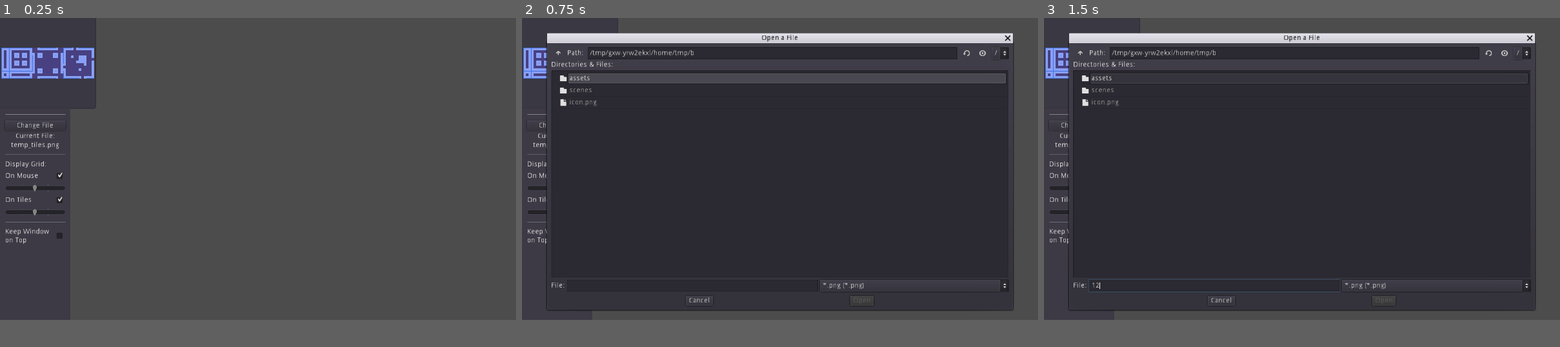
Above: before the commit, frames 1-3 (left to right).
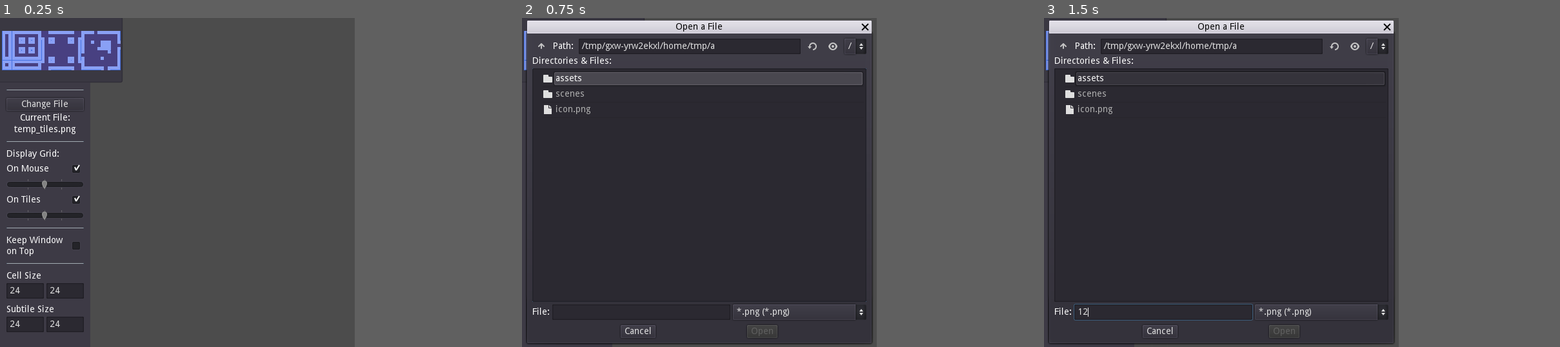
Above: after the commit, the same moments.

Repository: SuddenlyNothing/autotile-tester
Game: Godot game, scene res://scenes/Main.tscn
The game is run twice, just before and just after one commit, with the same random seed, the same clock (stepped at 60 frames per second) and the same inputs.
Inputs (mouse positions are in pixels of both pictures, inside the frame that each line leads up to):
- Up to frame 1 (0.25 s): no input
- Up to frame 2 (0.75 s): click "Change File" at 0.5 s
- Up to frame 3 (1.5 s): click (1214, 284) at 1.27 s; type "12" at 1.35 s
In our replay, the window is 800x468 before the commit and 550x510 after it. These sizes can differ from the game's own. Grey fills any space a smaller window leaves; there, only what the larger window draws over its background counts as a difference.

The runs differ from the first frame. In frame 1, 5.5% of the frame differs, in the area x 0-24%, y 0-96%; in frame 2, 18%, in the area x 0-100%, y 0-100%; in frame 3, 17%.

Commit message:
Add cell and subtile size change

Diff:
--- a/project.godot
+++ b/project.godot
@@ -26,8 +26,10 @@
 
 [display]
 
+window/size/width=550
+window/size/height=510
 window/stretch/mode="2d"
-window/stretch/aspect="keep"
+window/stretch/aspect="expand"
 
 [gui]
 
--- a/scenes/AutotileTester.gd
+++ b/scenes/AutotileTester.gd
@@ -25,6 +25,7 @@
 onready var texture := tile_set.tile_get_texture(0)
 onready var select := $Select
 onready var hint_draw := $HintDraw
+onready var grid_sprite := $Grid/GridSprite
 
 
 func _ready() -> void:
@@ -243,3 +244,12 @@
 	tile_light_energy = value
 	for key in lights:
 		lights[key].energy = value
+
+
+func _on_Controls_cell_size_changed(p_cell_size: Vector2) -> void:
+	cell_size = p_cell_size
+	grid_sprite.cell_size = p_cell_size
+
+
+func _on_Controls_subtile_size_changed(subtile_size: Vector2) -> void:
+	tile_set.autotile_set_size(0, subtile_size)
--- a/scenes/AutotileTester.tscn
+++ b/scenes/AutotileTester.tscn
@@ -9,6 +9,7 @@
 [node name="AutotileTester" type="TileMap"]
 tile_set = ExtResource( 1 )
 cell_size = Vector2( 24, 24 )
+show_collision = true
 format = 1
 script = ExtResource( 2 )
 
--- a/scenes/Controls.gd
+++ b/scenes/Controls.gd
@@ -6,10 +6,15 @@
 signal tiles_light_changed(is_on)
 signal tiles_strength_changed(value)
 signal window_on_top_changed(is_on_top)
+signal cell_size_changed(cell_size)
+signal subtile_size_changed(subtile_size)
 
 var file := File.new()
 export(String, FILE, "*.png") var curr_file
 var modified_time := -1
+
+export var cell_size := Vector2(24, 24)
+export var subtile_size := Vector2(24, 24)
 
 onready var file_dialog := $"%FileDialog"
 onready var current_file := $"%CurrentFile"
@@ -78,3 +83,23 @@
 		tiles_texture.texture = updated_texture
 		emit_signal("file_changed", updated_texture)
 	modified_time = new_modified_time
+
+
+func _on_CellSizeX_number_changed(number: int) -> void:
+	cell_size.x = number
+	emit_signal("cell_size_changed", cell_size)
+
+
+func _on_CellSizeY_number_changed(number: int) -> void:
+	cell_size.y = number
+	emit_signal("cell_size_changed", cell_size)
+
+
+func _on_SubtileSizeX_number_changed(number: int) -> void:
+	subtile_size.x = number
+	emit_signal("subtile_size_changed", subtile_size)
+
+
+func _on_SubtileSizeY_number_changed(number: int) -> void:
+	subtile_size.y = number
+	emit_signal("subtile_size_changed", subtile_size)
--- a/scenes/Controls.tscn
+++ b/scenes/Controls.tscn
@@ -1,7 +1,8 @@
-[gd_scene load_steps=4 format=2]
+[gd_scene load_steps=5 format=2]
 
 [ext_resource path="res://scenes/Controls.gd" type="Script" id=1]
 [ext_resource path="res://assets/temp_tiles.png" type="Texture" id=2]
+[ext_resource path="res://scenes/NumberEdit.tscn" type="PackedScene" id=3]
 
 [sub_resource type="StyleBoxFlat" id=1]
 bg_color = Color( 0.231373, 0.223529, 0.262745, 1 )
@@ -41,24 +42,22 @@
 dialog_text = "Please select a file with a .png extension"
 
 [node name="M" type="MarginContainer" parent="."]
-anchor_right = 1.0
 anchor_bottom = 1.0
-margin_right = -824.0
-margin_bottom = -324.0
-rect_min_size = Vector2( 200, 600 )
+margin_right = 200.0
 mouse_filter = 2
 custom_constants/margin_right = 10
 
 [node name="V" type="VBoxContainer" parent="M"]
 margin_right = 190.0
-margin_bottom = 600.0
-mouse_filter = 2
+margin_bottom = 510.0
+mouse_filter = 2
+size_flags_vertical = 3
 custom_constants/separation = 0
 
 [node name="Panel" type="Panel" parent="M/V"]
 margin_right = 190.0
-margin_bottom = 180.0
-rect_min_size = Vector2( 0, 180 )
+margin_bottom = 100.0
+rect_min_size = Vector2( 0, 100 )
 custom_styles/panel = SubResource( 1 )
 
 [node name="M" type="MarginContainer" parent="M/V/Panel"]
@@ -75,7 +74,7 @@
 margin_left = 3.0
 margin_top = 3.0
 margin_right = 187.0
-margin_bottom = 177.0
+margin_bottom = 97.0
 mouse_filter = 2
 size_flags_horizontal = 3
 size_flags_vertical = 3
@@ -84,9 +83,9 @@
 stretch_mode = 6
 
 [node name="M2" type="MarginContainer" parent="M/V"]
-margin_top = 180.0
+margin_top = 100.0
 margin_right = 190.0
-margin_bottom = 600.0
+margin_bottom = 510.0
 mouse_filter = 2
 size_flags_horizontal = 3
 size_flags_vertical = 3
@@ -94,14 +93,14 @@
 
 [node name="ColorRect" type="ColorRect" parent="M/V/M2"]
 margin_right = 140.0
-margin_bottom = 420.0
+margin_bottom = 410.0
 size_flags_horizontal = 3
 size_flags_vertical = 3
 color = Color( 0.243137, 0.231373, 0.27451, 1 )
 
 [node name="M" type="MarginContainer" parent="M/V/M2"]
 margin_right = 140.0
-margin_bottom = 420.0
+margin_bottom = 410.0
 mouse_filter = 2
 size_flags_horizontal = 3
 size_flags_vertical = 3
@@ -114,7 +113,7 @@
 margin_left = 10.0
 margin_top = 10.0
 margin_right = 130.0
-margin_bottom = 410.0
+margin_bottom = 400.0
 mouse_filter = 2
 custom_constants/separation = 10
 
@@ -253,6 +252,58 @@
 margin_left = 96.0
 margin_right = 120.0
 margin_bottom = 31.0
+
+[node name="S4" type="HSeparator" parent="M/V/M2/M/V"]
+margin_top = 269.0
+margin_right = 120.0
+margin_bottom = 273.0
+mouse_filter = 2
+
+[node name="CellSize" type="VBoxContainer" parent="M/V/M2/M/V"]
+margin_top = 283.0
+margin_right = 120.0
+margin_bottom = 325.0
+
+[node name="Label" type="Label" parent="M/V/M2/M/V/CellSize"]
+margin_right = 120.0
+margin_bottom = 14.0
+text = "Cell Size"
+
+[node name="H" type="HBoxContainer" parent="M/V/M2/M/V/CellSize"]
+margin_top = 18.0
+margin_right = 120.0
+margin_bottom = 42.0
+
+[node name="X" parent="M/V/M2/M/V/CellSize/H" instance=ExtResource( 3 )]
+text = "24"
+
+[node name="Y" parent="M/V/M2/M/V/CellSize/H" instance=ExtResource( 3 )]
+margin_left = 62.0
+margin_right = 120.0
+text = "24"
+
+[node name="SubtileSize" type="VBoxContainer" parent="M/V/M2/M/V"]
+margin_top = 335.0
+margin_right = 120.0
+margin_bottom = 377.0
+
+[node name="Label" type="Label" parent="M/V/M2/M/V/SubtileSize"]
+margin_right = 120.0
+margin_bottom = 14.0
+text = "Subtile Size"
+
+[node name="H" type="HBoxContainer" parent="M/V/M2/M/V/SubtileSize"]
+margin_top = 18.0
+margin_right = 120.0
+margin_bottom = 42.0
+
+[node name="X" parent="M/V/M2/M/V/SubtileSize/H" instance=ExtResource( 3 )]
+text = "24"
+
+[node name="Y" parent="M/V/M2/M/V/SubtileSize/H" instance=ExtResource( 3 )]
+margin_left = 62.0
+margin_right = 120.0
+text = "24"
 
 [node name="GetModifiedTime" type="Timer" parent="."]
 wait_time = 0.2
@@ -265,4 +316,8 @@
 [connection signal="toggled" from="M/V/M2/M/V/DisplayGrid/V2/H2/TilesGrid" to="." method="_on_TilesGrid_toggled"]
 [connection signal="value_changed" from="M/V/M2/M/V/DisplayGrid/V2/TilesStrength" to="." method="_on_TilesStrength_value_changed"]
 [connection signal="toggled" from="M/V/M2/M/V/OnTop/H/WindowOnTop" to="." method="_on_WindowOnTop_toggled"]
+[connection signal="number_changed" from="M/V/M2/M/V/CellSize/H/X" to="." method="_on_CellSizeX_number_changed"]
+[connection signal="number_changed" from="M/V/M2/M/V/CellSize/H/Y" to="." method="_on_CellSizeY_number_changed"]
+[connection signal="number_changed" from="M/V/M2/M/V/SubtileSize/H/X" to="." method="_on_SubtileSizeX_number_changed"]
+[connection signal="number_changed" from="M/V/M2/M/V/SubtileSize/H/Y" to="." method="_on_SubtileSizeY_number_changed"]
 [connection signal="timeout" from="GetModifiedTime" to="." method="_on_GetModifiedTime_timeout"]
--- a/scenes/Main.tscn
+++ b/scenes/Main.tscn
@@ -11,8 +11,10 @@
 
 [node name="AutotileTester" parent="." instance=ExtResource( 2 )]
 
+[connection signal="cell_size_changed" from="C/Controls" to="AutotileTester" method="_on_Controls_cell_size_changed"]
 [connection signal="file_changed" from="C/Controls" to="AutotileTester" method="_on_Controls_file_changed"]
 [connection signal="mouse_light_changed" from="C/Controls" to="AutotileTester" method="_on_Controls_mouse_light_changed"]
 [connection signal="mouse_strength_changed" from="C/Controls" to="AutotileTester" method="_on_Controls_mouse_strength_changed"]
+[connection signal="subtile_size_changed" from="C/Controls" to="AutotileTester" method="_on_Controls_subtile_size_changed"]
 [connection signal="tiles_light_changed" from="C/Controls" to="AutotileTester" method="_on_Controls_tiles_light_changed"]
 [connection signal="tiles_strength_changed" from="C/Controls" to="AutotileTester" method="_on_Controls_tiles_strength_changed"]
--- /dev/null
+++ b/scenes/NumberEdit.gd
@@ -0,0 +1,23 @@
+extends LineEdit
+
+signal number_changed(number)
+
+var previous_number: int
+
+
+func _ready() -> void:
+	previous_number = int(text)
+	text = str(previous_number)
+
+
+func _on_NumberEdit_text_changed(new_text: String) -> void:
+	var prev_caret_pos := caret_position
+	var new_num := int(new_text)
+	text = str(new_num)
+	if len(text) < len(new_text):
+		caret_position = prev_caret_pos - 1
+	else:
+		caret_position = prev_caret_pos
+	if new_num != previous_number:
+		emit_signal("number_changed", new_num)
+		previous_number = new_num
--- /dev/null
+++ b/scenes/NumberEdit.tscn
@@ -0,0 +1,11 @@
+[gd_scene load_steps=2 format=2]
+
+[ext_resource path="res://scenes/NumberEdit.gd" type="Script" id=1]
+
+[node name="NumberEdit" type="LineEdit"]
+margin_right = 58.0
+margin_bottom = 24.0
+caret_blink = true
+script = ExtResource( 1 )
+
+[connection signal="text_changed" from="." to="." method="_on_NumberEdit_text_changed"]
--- a/scenes/editor/GridSprite.gd
+++ b/scenes/editor/GridSprite.gd
@@ -5,13 +5,17 @@
 export(Vector2) var camera_size := Vector2(1024, 608) setget set_camera_size
 
 
+func _ready() -> void:
+	get_tree().root.connect("size_changed", self, "_on_viewport_size_changed")
+
+
 func _draw() -> void:
 	for i in (camera_size.x / cell_size.x):
-		draw_line(Vector2(i * cell_size.x, 0), Vector2(i * cell_size.x, camera_size.y),
-				 Color(1, 0.647059, 0, 0.2), 1.0)
+		draw_line(Vector2(i * cell_size.x, 0), Vector2(i * cell_size.x,
+				camera_size.y), Color(1, 0.647059, 0, 0.2), 1.0)
 	for i in (camera_size.y / cell_size.y):
-		draw_line(Vector2(0, i * cell_size.y), Vector2(camera_size.x, i * cell_size.y),
-				Color(1, 0.647059, 0, 0.2), 1.0)
+		draw_line(Vector2(0, i * cell_size.y), Vector2(camera_size.x,
+				i * cell_size.y), Color(1, 0.647059, 0, 0.2), 1.0)
 
 
 func set_cell_size(val: Vector2) -> void:
@@ -24,3 +28,7 @@
 	camera_size = val
 	motion_mirroring = camera_size
 	update()
+
+
+func _on_viewport_size_changed() -> void:
+	set_camera_size(get_viewport_rect().size)
Binary file added: assets/thick.png
Not shown, added: assets/thick.png.import
